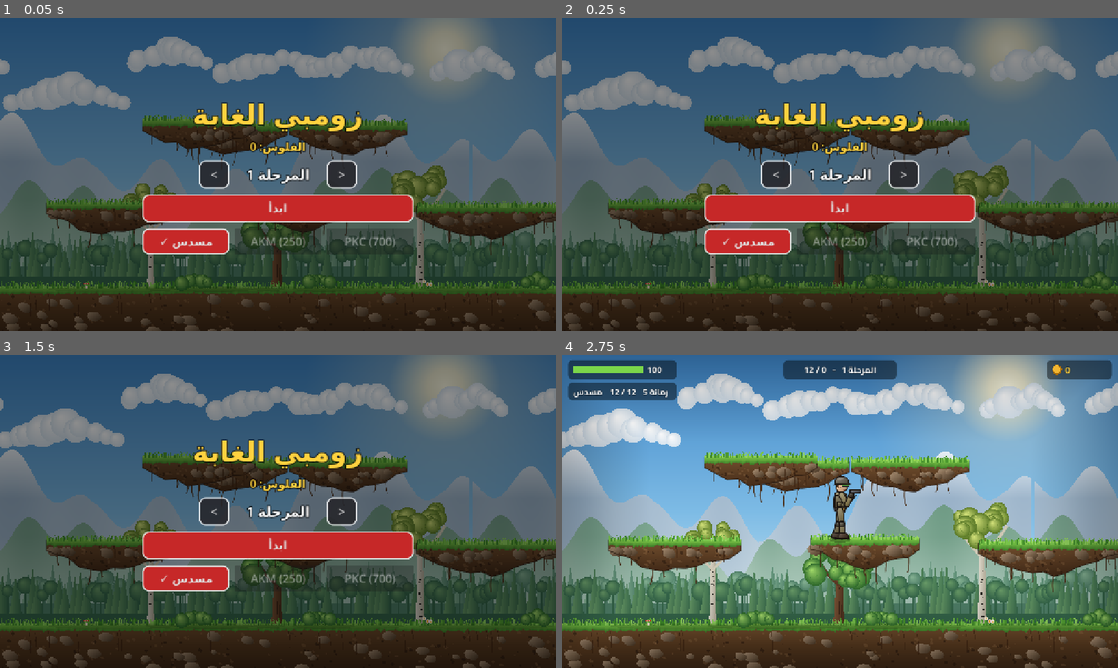
Above: before the commit, frames 1-4 (two rows, left to right).
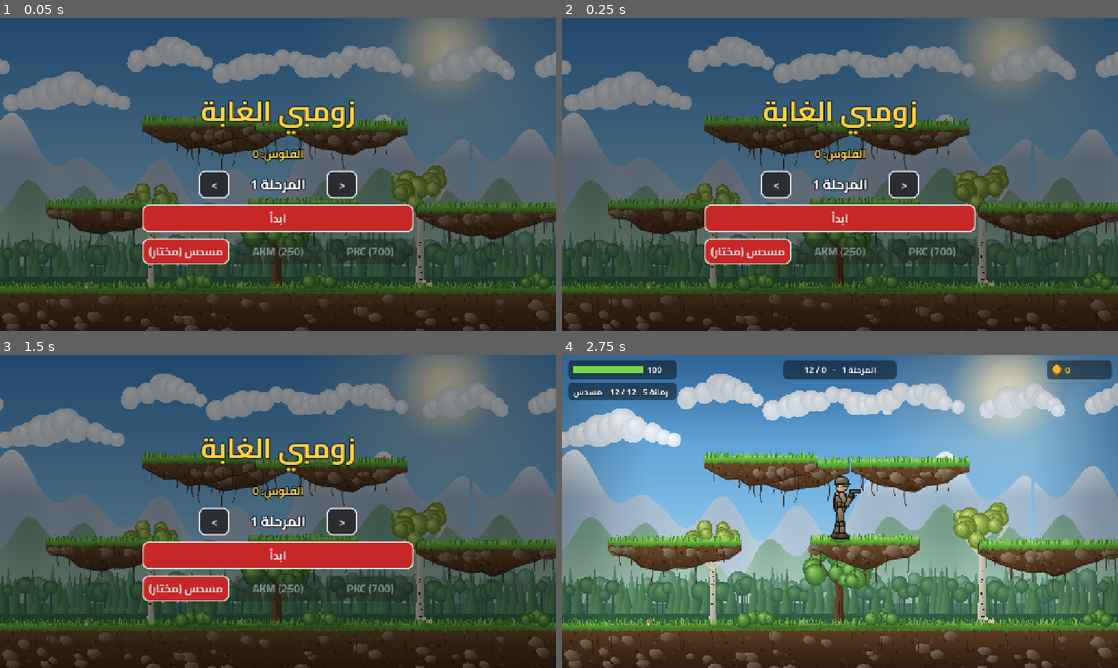
Above: after the commit, the same moments.

Repository: aljizani1/zombie-forest
Game: Godot game, scene res://main.tscn
Same seed, same stepped clock (60 frames per second), same inputs: the game is played once before the commit and once after it.
Inputs:
- Up to frame 1 (0.05 s): no input
- Up to frame 2 (0.25 s): no input
- Up to frame 3 (1.5 s): click "<" at 0.5 s; click ">" at 1.25 s
- Up to frame 4 (2.75 s): click "ابدأ" at 2 s

The runs differ from the first frame. In frame 1, 8.5% of the frame differs, in the area x 25-75%, y 26-79%; in frame 2, 8.5%; in frame 3, 8.5%; in frame 4, nothing differs.

Commit message:
Use bundled Cairo font as the project default (fixes Arabic boxes on web)
Co-Authored-By: Claude Opus 5.5 <noreply@anthropic.com>

Diff:
--- /dev/null
+++ b/fonts/cairo_bold.tres
@@ -0,0 +1,7 @@
+[gd_resource type="FontVariation" load_steps=2 format=3]
+
+[ext_resource type="FontFile" path="res://fonts/Cairo.ttf" id="1"]
+
+[resource]
+base_font = ExtResource("1")
+variation_opentype = {2003265652: 700}
--- a/project.godot
+++ b/project.godot
@@ -20,6 +20,10 @@
 window/stretch/aspect="expand"
 window/handheld/orientation=4
 
+[gui]
+
+theme/custom_font="res://fonts/cairo_bold.tres"
+
 [input_devices]
 
 pointing/emulate_touch_from_mouse=false
--- a/scripts/main.gd
+++ b/scripts/main.gd
@@ -30,13 +30,8 @@
 
 
 func _ready() -> void:
-	# خط Cairo العربي داخل اللعبة (المتصفح ما يعطي خطوط الجهاز)، بوزن عريض
-	var fv := FontVariation.new()
-	fv.base_font = load("res://fonts/Cairo.ttf")
-	fv.variation_opentype = {TextServerManager.get_primary_interface().name_to_tag("weight"): 700}
-	font = fv
-	ThemeDB.fallback_font = fv
-	ThemeDB.fallback_font_size = 22
+	# خط Cairo العربي داخل اللعبة (المتصفح ما يعطي خطوط الجهاز)، وهو الخط الافتراضي بالمشروع كله
+	font = load("res://fonts/cairo_bold.tres")
 	_load()
 
 	scenery = preload("res://scripts/scenery.gd").new()
@@ -206,7 +201,7 @@
 		if not owned.has(w):
 			text = "%s (%d)" % [cfg.name, cfg.price]
 		elif weapon == w:
-			text = "%s ✓" % cfg.name
+			text = "%s (مختار)" % cfg.name
 		else:
 			text = cfg.name
 		var b := _button(text, func(): _shop(w), shop, weapon == w)
